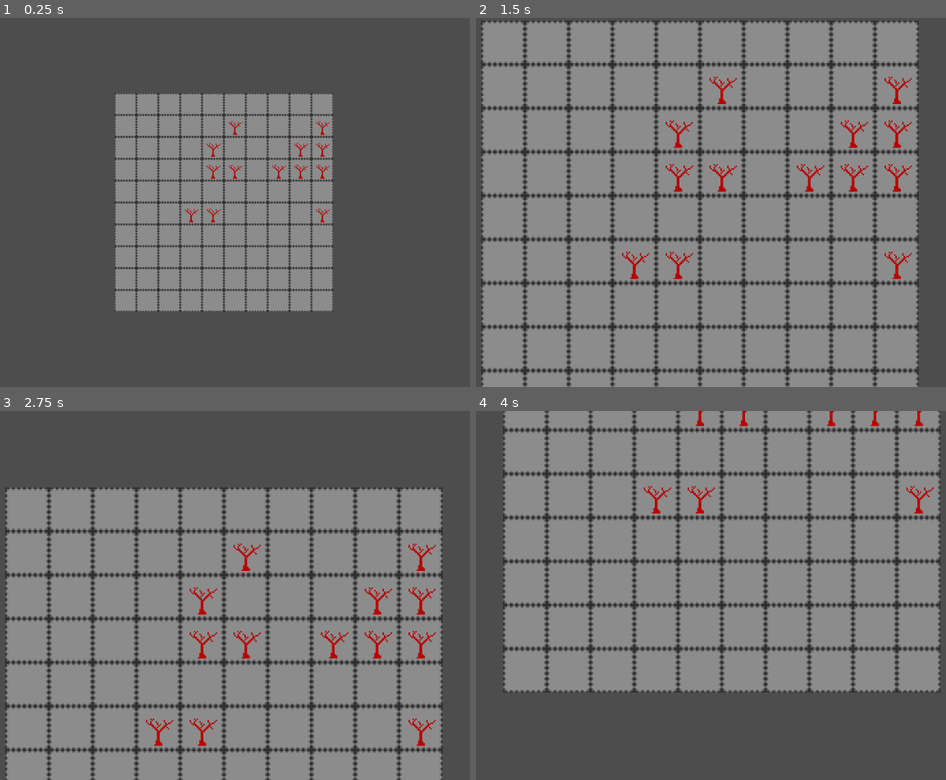
Above: before the commit, frames 1-4 (two rows, left to right).
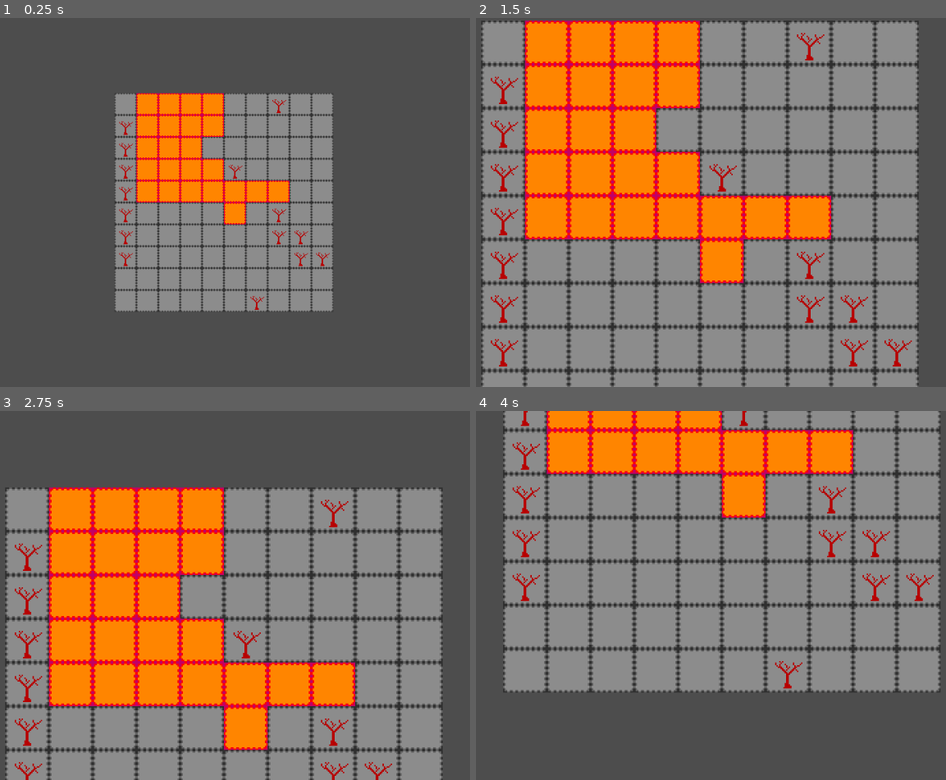
Above: after the commit, the same moments.

Repository: CattacoCattaco/strategy-deckbuilder-roguelike
Game: Godot game, scene res://tile_grid/tile_grid.tscn
Same seed, same stepped clock (60 frames per second), same inputs: the game is played once before the commit and once after it.
Inputs (mouse positions are in pixels of both pictures, inside the frame that each line leads up to):
- Up to frame 1 (0.25 s): no input
- Up to frame 2 (1.5 s): tap Enter at 0.5 s; move the mouse to (842, 184) at 0.52 s; hold Right 0.53-1.25 s; hold Z (zoom) 0.53-1.25 s; click (842, 184) at 0.67 s; tap Space at 1.25 s; drag from (570, 220) to (668, 276) at 1.27 s
- Up to frame 3 (2.75 s): tap Enter at 2 s; move the mouse to (291, 514) at 2.02 s; hold Right from 2.03 s (still down); tap Shift at 2.1 s
- Up to frame 4 (4 s): release Right at 2.75 s; tap Space at 2.75 s; drag from (668, 669) to (504, 540) at 2.77 s; tap Enter at 3.5 s; move the mouse to (899, 650) at 3.52 s; hold Left from 3.53 s (still down); tap Alt at 3.6 s

The runs differ from the first frame. In frame 1, 7.2% of the frame differs, in the area x 25-71%, y 20-80%; in frame 2, 28%, in the area x 3-93%, y 0-95%; in frame 3, 28%; in frame 4, 13%.

Commit message:
Add Designated Movement Region
Added a designated movement region, which is guaranteed to be connected so the player and enemies can safely be put there. There is also a density setting which determines how big the region is

Diff:
--- a/tile_grid/level_builder/level_builder.gd
+++ b/tile_grid/level_builder/level_builder.gd
@@ -1,22 +1,58 @@
 class_name LevelBuilder
 extends Node2D
 
+enum ObjectDensity {
+	SPARSE,
+	MILD,
+	FEATUREFUL,
+	DENSE,
+}
+
 @export var tile_grid: TileGrid
 
+@export var density: ObjectDensity
+@export var movement_region_object_data: TileObjectData
 @export var clump_obstacles: Array[TileObjectData]
 @export var clump_obstacle_weights: Array[int]
 @export var single_obstacles: Array[TileObjectData]
 @export var single_obstacle_weights: Array[int]
 
+var untouched_cells: Array[Vector2i]
+
 
 func place_objects() -> void:
 	var tile_count: int = tile_grid.size.x * tile_grid.size.y
 
-	var untouched_cells: Array[Vector2i] = []
+	untouched_cells = []
 
 	for x in range(tile_grid.size.x):
 		for y in range(tile_grid.size.y):
 			untouched_cells.append(Vector2i(x, y))
+
+	var movement_region_origin := Vector2i(randi_range(2, tile_grid.size.x - 2),
+			randi_range(2, tile_grid.size.y - 2))
+	var designated_movement_region: Array[Vector2i] = [movement_region_origin]
+	var movement_region_size: int
+
+	match density:
+		ObjectDensity.SPARSE:
+			movement_region_size = ceili(randf_range(0.6 * tile_count, 0.8 * tile_count))
+		ObjectDensity.MILD:
+			movement_region_size = ceili(randf_range(0.45 * tile_count, 0.6 * tile_count))
+		ObjectDensity.FEATUREFUL:
+			movement_region_size = ceili(randf_range(0.25 * tile_count, 0.45 * tile_count))
+		ObjectDensity.DENSE:
+			movement_region_size = ceili(randf_range(0.1 * tile_count, 0.25 * tile_count))
+
+	untouched_cells.erase(movement_region_origin)
+
+	while len(designated_movement_region) < movement_region_size:
+		walk(movement_region_origin, designated_movement_region, movement_region_size,
+				[Vector2i(0, 1), Vector2i(1, 0), Vector2i(0, -1), Vector2i(-1, 0)].pick_random())
+
+	for pos in designated_movement_region:
+		var tile: Tile = tile_grid.tiles[pos.x][pos.y]
+		tile.add_object(movement_region_object_data)
 
 	var clump_count: int = floori(randf_range(tile_count / 80.0, tile_count / 25.0))
 	for i in range(clump_count):
@@ -55,6 +91,53 @@
 		tile.add_object(pick_random_weighted(single_obstacles, single_obstacle_weights))
 
 
+func walk(current_pos: Vector2i, region: Array[Vector2i], goal_size: int, from: Vector2i,
+		branch_length: int = 0) -> void:
+	if len(region) >= goal_size:
+		return
+
+	var valid_neighbors: Array[Vector2i] = []
+	var semivalid_neighbors: Array[Vector2i] = []
+
+	for dir in [Vector2i(0, 1), Vector2i(1, 0), Vector2i(0, -1), Vector2i(-1, 0)]:
+		if current_pos + dir in untouched_cells:
+			valid_neighbors.append(current_pos + dir)
+		elif len(valid_neighbors) == 0 and current_pos + dir in region:
+			semivalid_neighbors.append(current_pos + dir)
+
+	if randf() < 0.025 * branch_length:
+		return
+
+	# Add 1 to 3 tiles, with a bias towards making 1
+	for i in range([1, 1, 1, 1, 1, 1, 1, 1, 1, 2, 2, 2, 3].pick_random()):
+		# 60% chance to keep going in current direction if possible
+		if current_pos + from in valid_neighbors and randf() < 0.6:
+			var next_pos: Vector2i = current_pos + from
+
+			region.append(next_pos)
+			untouched_cells.erase(next_pos)
+			walk(next_pos, region, goal_size, from)
+
+			valid_neighbors.erase(next_pos)
+		# Try to add new spaces before walking to existing spaces
+		elif len(valid_neighbors) > 0:
+			var next_pos: Vector2i = valid_neighbors.pick_random()
+
+			region.append(next_pos)
+			untouched_cells.erase(next_pos)
+			walk(next_pos, region, goal_size, next_pos - current_pos)
+
+			valid_neighbors.erase(next_pos)
+		# Try to walk to existing spaces before giving up
+		elif len(semivalid_neighbors) > 0:
+			var next_pos: Vector2i = semivalid_neighbors.pick_random()
+
+			walk(next_pos, region, goal_size, next_pos - current_pos)
+
+			# We shouldn't make too many branches here
+			continue
+
+
 func pick_random_weighted(data_list: Array[TileObjectData], weights: Array[int]) -> TileObjectData:
 	var weighted_list: Array[TileObjectData] = []
 
--- a/tile_grid/tile/tile_object/data/objects/acid.tres
+++ b/tile_grid/tile/tile_object/data/objects/acid.tres
@@ -6,6 +6,7 @@
 
 [sub_resource type="Resource" id="Resource_p0noj"]
 script = ExtResource("1_nhe0o")
+preview_actions = false
 metadata/_custom_type_script = "uid://c2nkdbuc7i2gr"
 
 [resource]
--- /dev/null
+++ b/tile_grid/tile/tile_object/data/objects/red_tile.tres
@@ -0,0 +1,16 @@
+[gd_resource type="Resource" script_class="TileObjectData" load_steps=5 format=3 uid="uid://dy6mxnqsycfeo"]
+
+[ext_resource type="Script" uid="uid://c2nkdbuc7i2gr" path="res://tile_grid/tile/tile_object/data/action_source/null_action_source.gd" id="1_2gnpt"]
+[ext_resource type="Script" uid="uid://g0hmwqu3bxiu" path="res://tile_grid/tile/tile_object/data/tile_object_data.gd" id="2_trfam"]
+[ext_resource type="Texture2D" uid="uid://chlnmu3ap8seg" path="res://tile_grid/tile/tile_object/textures/red_tile.png" id="3_2gnpt"]
+
+[sub_resource type="Resource" id="Resource_p0noj"]
+script = ExtResource("1_2gnpt")
+preview_actions = false
+metadata/_custom_type_script = "uid://c2nkdbuc7i2gr"
+
+[resource]
+script = ExtResource("2_trfam")
+texture = ExtResource("3_2gnpt")
+action_source = SubResource("Resource_p0noj")
+metadata/_custom_type_script = "uid://g0hmwqu3bxiu"
--- a/tile_grid/tile/tile_object/data/objects/tree.tres
+++ b/tile_grid/tile/tile_object/data/objects/tree.tres
@@ -6,6 +6,7 @@
 
 [sub_resource type="Resource" id="Resource_p0noj"]
 script = ExtResource("1_4y00a")
+preview_actions = false
 metadata/_custom_type_script = "uid://c2nkdbuc7i2gr"
 
 [resource]
--- a/tile_grid/tile_grid.tscn
+++ b/tile_grid/tile_grid.tscn
@@ -1,9 +1,10 @@
-[gd_scene load_steps=8 format=3 uid="uid://b3li581ttt0ou"]
+[gd_scene load_steps=9 format=3 uid="uid://b3li581ttt0ou"]
 
 [ext_resource type="Script" uid="uid://dv8bcihoqww0t" path="res://tile_grid/tile_grid.gd" id="1_slx1t"]
 [ext_resource type="PackedScene" uid="uid://bpsyv3nuyvf5d" path="res://tile_grid/tile/tile.tscn" id="2_fwkuo"]
 [ext_resource type="Script" uid="uid://cn56h7lmh3kpr" path="res://camera/draggable_camera.gd" id="3_gjkwh"]
 [ext_resource type="Script" uid="uid://cvaphaq5sg73r" path="res://tile_grid/level_builder/level_builder.gd" id="3_tunm5"]
+[ext_resource type="Resource" uid="uid://dy6mxnqsycfeo" path="res://tile_grid/tile/tile_object/data/objects/red_tile.tres" id="4_0vku6"]
 [ext_resource type="Script" uid="uid://g0hmwqu3bxiu" path="res://tile_grid/tile/tile_object/data/tile_object_data.gd" id="4_t02f7"]
 [ext_resource type="Resource" uid="uid://dq2vskswinh63" path="res://tile_grid/tile/tile_object/data/objects/acid.tres" id="5_pf1a3"]
 [ext_resource type="Resource" uid="uid://ccciw1ve4yhmy" path="res://tile_grid/tile/tile_object/data/objects/tree.tres" id="6_pf1a3"]
@@ -17,6 +18,8 @@
 [node name="LevelBuilder" type="Node2D" parent="." node_paths=PackedStringArray("tile_grid")]
 script = ExtResource("3_tunm5")
 tile_grid = NodePath("..")
+density = 3
+movement_region_object_data = ExtResource("4_0vku6")
 clump_obstacles = Array[ExtResource("4_t02f7")]([ExtResource("6_pf1a3")])
 clump_obstacle_weights = Array[int]([1])
 single_obstacles = Array[ExtResource("4_t02f7")]([ExtResource("5_pf1a3"), ExtResource("6_pf1a3")])
Binary file added: tile_grid/tile/tile_object/textures/red_tile.png
Not shown, added: tile_grid/tile/tile_object/textures/red_tile.png.import
